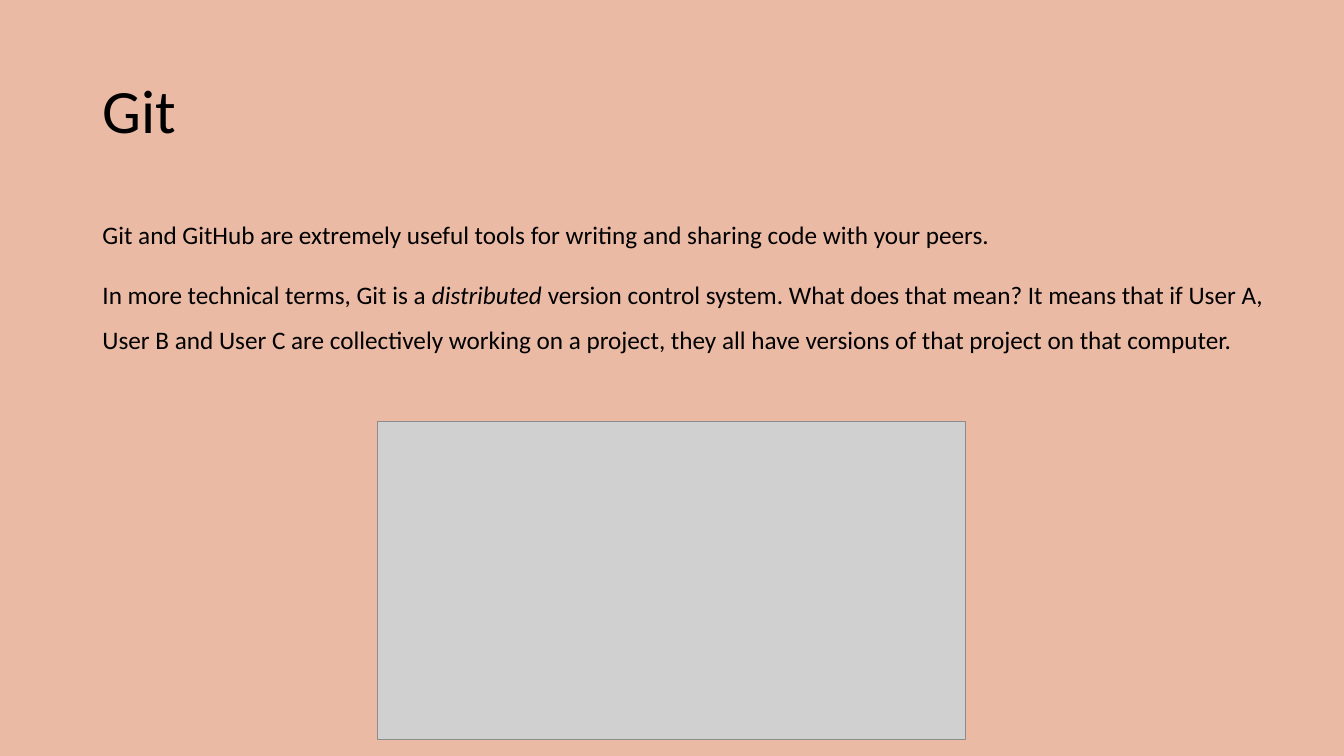
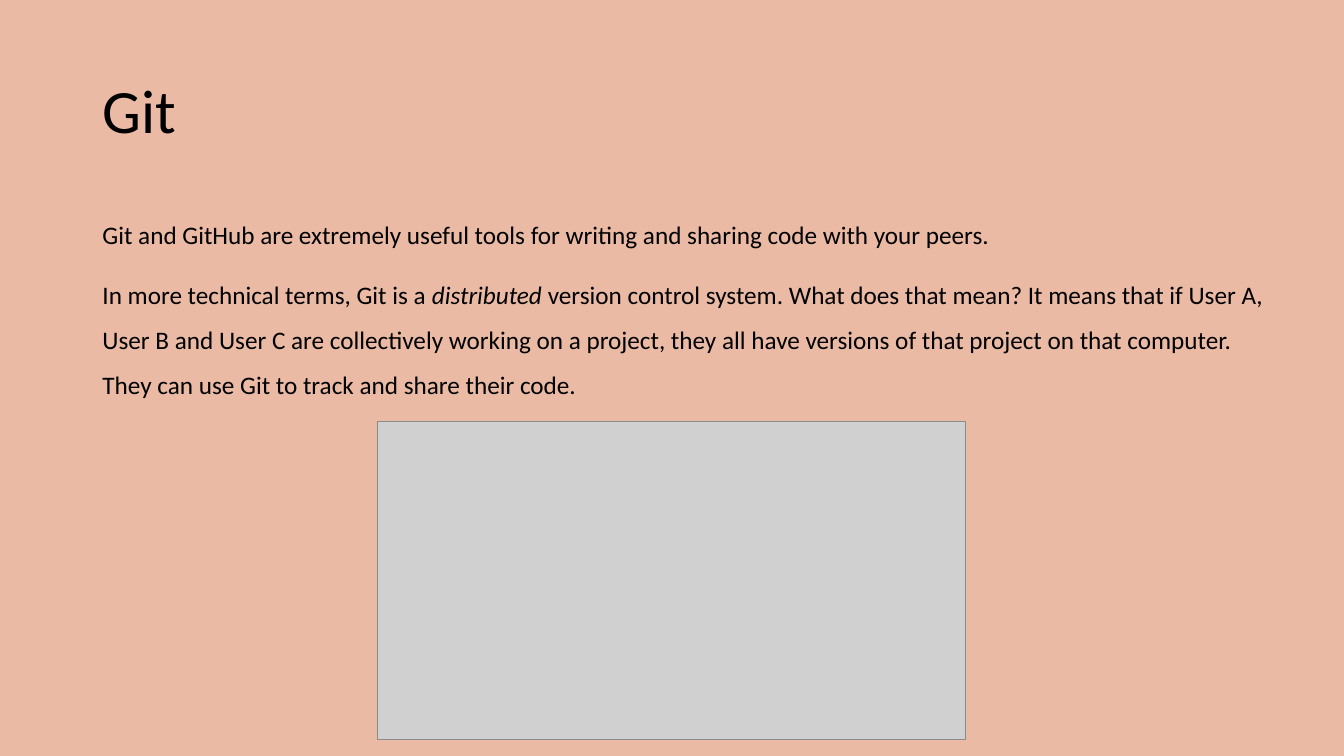
Before and after one commit to 10ay/ULAB_Notes, a slide deck: slide 6 of Lecture 1/Lecture 1 Presentation.pptx. Drawn at 1344x756 pixels with LibreOffice and Linux fonts; fonts in the diff are those of the drawing; grey boxes stand for pictures. Boxes give left, top, right and bottom in pixels: in the first picture for what was removed or moved away, otherwise in the second. Text is boxed around its words. In the diff, an @@ line names an element or a change of style, - is before the commit and + after.

Commit message:
Lecture 1

```diff
--- a/Lecture 1/Lecture 1 Presentation.pptx
+++ b/Lecture 1/Lecture 1 Presentation.pptx
@@ text at (102,286,1263,398): text changed @@
-In more technical terms, Git is a distributed version control system. What does that mean? It means that if User A, User B and User C are collectively working on a project, they all have versions of that project on that computer.
+In more technical terms, Git is a distributed version control system. What does that mean? It means that if User A, User B and User C are collectively working on a project, they all have versions of that project on that computer. They can use Git to track and share their code.
```
